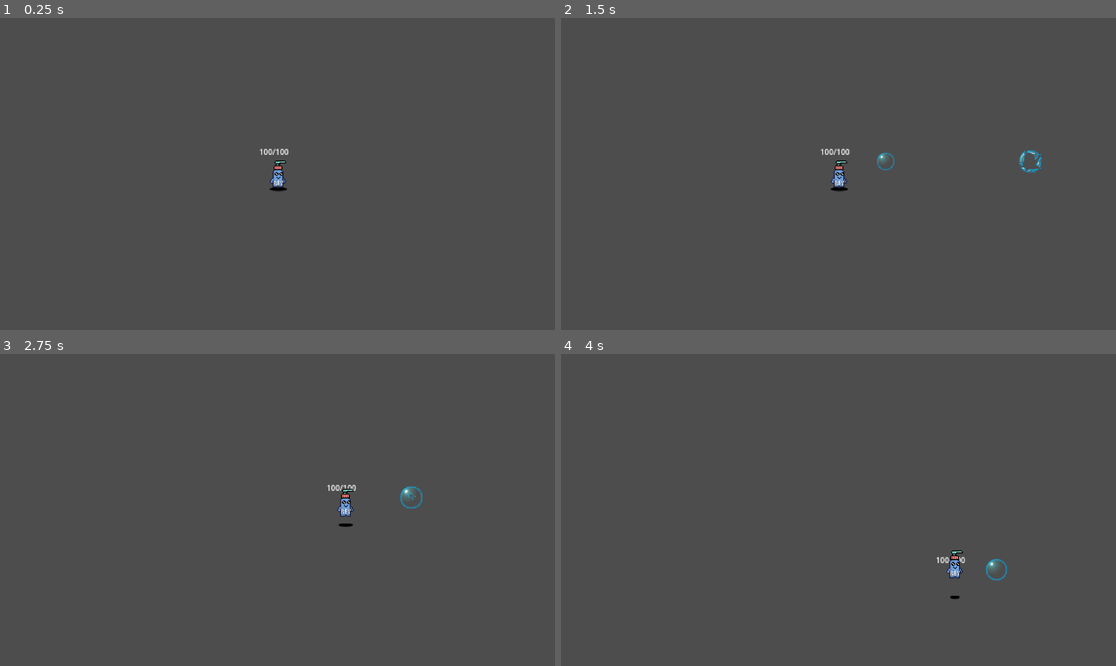
Above: before the commit, frames 1-4 (two rows, left to right).
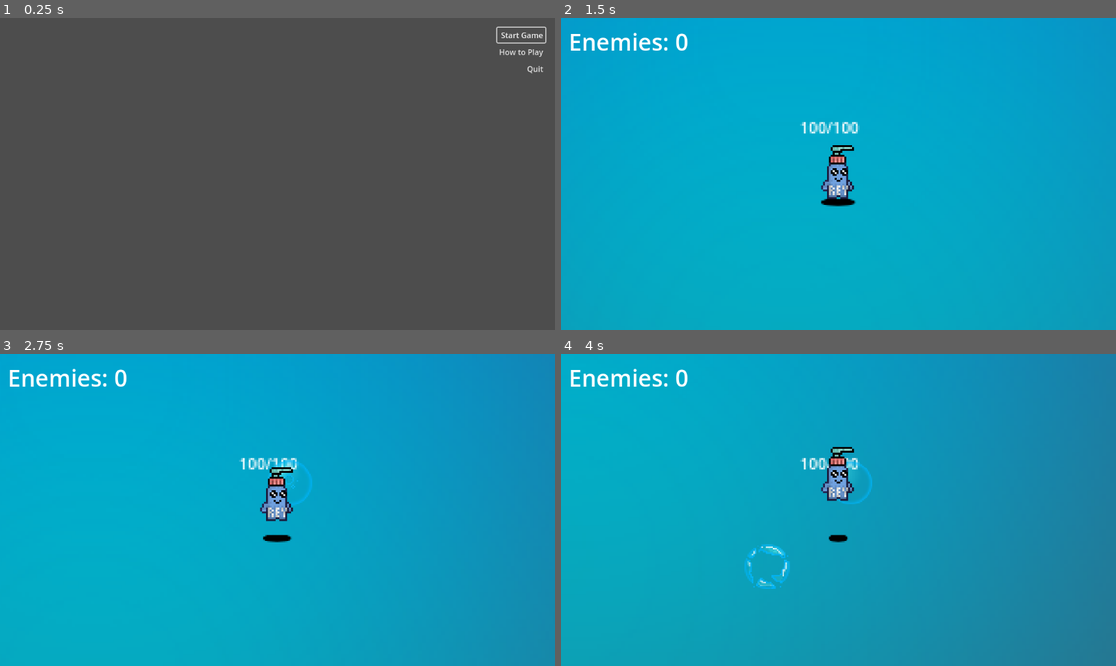
Above: after the commit, the same moments.

Repository: tacticos-sopladores/the-tales-of-rey
Game: Godot game, scene res://scenes/main-menu.tscn
The game is run twice, just before and just after one commit, with the same random seed, the same clock (stepped at 60 frames per second) and the same inputs. Before the commit the project starts from res://scenes/game.tscn.
Inputs (mouse positions are in pixels of both pictures, inside the frame that each line leads up to):
- Up to frame 1 (0.25 s): no input
- Up to frame 2 (1.5 s): click (1082, 52) at 0.5 s, where only the run after the commit has a clickable "How to Play"; click (1082, 33) at 1.25 s, where only the run after the commit has a clickable "Start Game"
- Up to frame 3 (2.75 s): move the mouse to (399, 494) at 2.02 s; hold D (move-right) from 2.03 s (still down); click (399, 494) at 2.1 s; tap Space (jump) at 2.27, 2.3, 2.57 s
- Up to frame 4 (4 s): move the mouse to (727, 525) at 2.77 s; release D (move-right) at 2.78 s; hold S (move-down) 2.78-3.53 s; tap Space (jump) at 2.85, 3.02, 3.32, 3.8 s; click (727, 525) at 3.05 s; move the mouse to (894, 441) at 3.52 s; hold D (move-right) from 3.53 s (still down); click (894, 441) at 3.6 s

The runs differ from the first frame. In frame 1, 0.5% of the frame differs, in the area x 46-99%, y 2-56%; in frame 2, 100%; in frame 3, 100%, in the area x 0-100%, y 0-100%; in frame 4, 100%.

Commit message:
fix (enemies): fixed counter and spawn out of bounds, renamed various assets
Signed-off-by: donCESAR12345 <sprit152009@gmail.com>

Diff:
--- a/project.godot
+++ b/project.godot
@@ -11,13 +11,18 @@
 [application]
 
 config/name="the-tales-of-rey"
-run/main_scene="res://scenes/game.tscn"
+run/main_scene="res://scenes/main-menu.tscn"
 config/features=PackedStringArray("4.3", "GL Compatibility")
 config/icon="res://assets/rey.png"
 
 [display]
 
 window/size/mode=3
+
+[global_group]
+
+enemies=""
+borders=""
 
 [input]
 
--- a/scenes/levels/level-2.tscn
+++ b/scenes/levels/level-2.tscn
@@ -12,14 +12,14 @@
 
 [node name="Camera2D" type="Camera2D" parent="Level0"]
 position = Vector2(591, 356)
-zoom = Vector2(6, 6)
+zoom = Vector2(4, 4)
 script = ExtResource("2_an8di")
 
 [node name="Player" parent="Level0" instance=ExtResource("3_nqnf1")]
 position = Vector2(589, 352)
 
 [node name="EnemySpawner2" parent="Level0" instance=ExtResource("4_wy2kd")]
-spawn_radius = 100.0
+spawn_radius = 50.0
 min_spawn_time = 1.0
 max_spawn_time = 3.0
 max_enemies = 5
--- a/scenes/levels/level0.tscn
+++ b/scenes/levels/level0.tscn
@@ -1,44 +1,57 @@
 [gd_scene load_steps=7 format=3 uid="uid://cxvfnbqba7pgj"]
 
-[ext_resource type="Texture2D" uid="uid://bnvwpidwk8ey4" path="res://assets/fondo.png" id="1_j14io"]
+[ext_resource type="Texture2D" uid="uid://bnvwpidwk8ey4" path="res://assets/gradient.png" id="1_j14io"]
 [ext_resource type="PackedScene" uid="uid://c2q8u6g4yqxkv" path="res://scenes/enemy_spawner.tscn" id="2_wy2kd"]
 
-[sub_resource type="WorldBoundaryShape2D" id="WorldBoundaryShape2D_hf8x0"]
+[sub_resource type="WorldBoundaryShape2D" id="WorldBoundaryShape2D_uquif"]
 
 [sub_resource type="WorldBoundaryShape2D" id="WorldBoundaryShape2D_sgygn"]
-normal = Vector2(1, 0)
 
 [sub_resource type="WorldBoundaryShape2D" id="WorldBoundaryShape2D_ac5qr"]
-normal = Vector2(-1, 0)
 
 [sub_resource type="WorldBoundaryShape2D" id="WorldBoundaryShape2D_680nw"]
-normal = Vector2(0, 1)
 
 [node name="Level0" type="Node2D"]
 
 [node name="BG" type="Sprite2D" parent="."]
-position = Vector2(580, 320)
+position = Vector2(582, 319)
 scale = Vector2(2, 2)
 texture = ExtResource("1_j14io")
 
 [node name="StaticBody2D" type="StaticBody2D" parent="."]
 
-[node name="B" type="CollisionShape2D" parent="StaticBody2D"]
+[node name="BottomBorder" type="CollisionShape2D" parent="StaticBody2D" groups=["borders"]]
+unique_name_in_owner = true
 modulate = Color(0.834934, 0, 0.482744, 1)
 position = Vector2(600, 650)
-shape = SubResource("WorldBoundaryShape2D_hf8x0")
-one_way_collision_margin = 0.0
+shape = SubResource("WorldBoundaryShape2D_uquif")
+one_way_collision = true
+one_way_collision_margin = 16.0
 
-[node name="R" type="CollisionShape2D" parent="StaticBody2D"]
+[node name="LeftBorder" type="CollisionShape2D" parent="StaticBody2D" groups=["borders"]]
+unique_name_in_owner = true
 position = Vector2(0, 320)
+rotation = 1.5708
 shape = SubResource("WorldBoundaryShape2D_sgygn")
+one_way_collision = true
+one_way_collision_margin = 16.0
 
-[node name="L" type="CollisionShape2D" parent="StaticBody2D"]
+[node name="RightBorder" type="CollisionShape2D" parent="StaticBody2D" groups=["borders"]]
+unique_name_in_owner = true
 position = Vector2(1150, 320)
+rotation = -1.5708
 shape = SubResource("WorldBoundaryShape2D_ac5qr")
+one_way_collision = true
+one_way_collision_margin = 16.0
 
-[node name="T" type="CollisionShape2D" parent="StaticBody2D"]
+[node name="TopBorder" type="CollisionShape2D" parent="StaticBody2D" groups=["borders"]]
+unique_name_in_owner = true
 position = Vector2(600, 0)
+rotation = 3.14159
 shape = SubResource("WorldBoundaryShape2D_680nw")
+one_way_collision = true
+one_way_collision_margin = 16.0
 
 [node name="EnemySpawner" parent="." instance=ExtResource("2_wy2kd")]
+min_spawn_time = 1.0
+max_enemies = 20
--- a/scenes/main-menu.tscn
+++ b/scenes/main-menu.tscn
@@ -1,9 +1,39 @@
-[gd_scene format=3 uid="uid://d3nawve8w3nti"]
+[gd_scene load_steps=2 format=3 uid="uid://d3nawve8w3nti"]
 
-[node name="Main-menu" type="Node2D"]
+[ext_resource type="Script" path="res://scripts/main_menu.gd" id="1_lm7gy"]
 
-[node name="Main-menu" type="Control" parent="."]
-layout_mode = 3
-anchors_preset = 0
-offset_right = 40.0
-offset_bottom = 40.0
+[node name="MainMenu" type="Node"]
+script = ExtResource("1_lm7gy")
+
+[node name="Sprite2D" type="Sprite2D" parent="."]
+
+[node name="VBoxContainer" type="VBoxContainer" parent="."]
+anchors_preset = 1
+anchor_left = 1.0
+anchor_right = 1.0
+offset_left = -120.0
+offset_top = 20.0
+offset_right = -20.0
+offset_bottom = 121.0
+grow_horizontal = 0
+
+[node name="StartButton" type="Button" parent="VBoxContainer"]
+layout_mode = 2
+text = "Start Game"
+flat = true
+alignment = 2
+
+[node name="HelpButton" type="Button" parent="VBoxContainer"]
+layout_mode = 2
+text = "How to Play"
+flat = true
+alignment = 2
+
+[node name="QuitButton" type="Button" parent="VBoxContainer"]
+layout_mode = 2
+text = "Quit"
+flat = true
+alignment = 2
+
+[connection signal="pressed" from="VBoxContainer/StartButton" to="." method="_on_start_button_pressed"]
+[connection signal="pressed" from="VBoxContainer/QuitButton" to="." method="_on_quit_button_pressed"]
--- a/scenes/player.tscn
+++ b/scenes/player.tscn
@@ -136,7 +136,7 @@
 [node name="ShootCooldownTimer" type="Timer" parent="CharacterBody2D"]
 one_shot = true
 
-[node name="InvulnerabilityTimer" type="Timer" parent="CharacterBody2D"]
+[node name="InvulnerabilityTimer" type="Timer" parent="CharacterBody2D" groups=["enemies"]]
 one_shot = true
 
 [node name="AnimationPlayer" type="AnimationPlayer" parent="CharacterBody2D"]
--- a/scenes/projectile.tscn
+++ b/scenes/projectile.tscn
@@ -53,22 +53,10 @@
 tracks/0/type = "value"
 tracks/0/imported = false
 tracks/0/enabled = true
-tracks/0/path = NodePath("Sprite2D:texture")
+tracks/0/path = NodePath("Sprite2D:frame")
 tracks/0/interp = 1
 tracks/0/loop_wrap = true
 tracks/0/keys = {
-"times": PackedFloat32Array(),
-"transitions": PackedFloat32Array(),
-"update": 1,
-"values": []
-}
-tracks/1/type = "value"
-tracks/1/imported = false
-tracks/1/enabled = true
-tracks/1/path = NodePath("Sprite2D:frame")
-tracks/1/interp = 1
-tracks/1/loop_wrap = true
-tracks/1/keys = {
 "times": PackedFloat32Array(0, 0.1, 0.2, 0.3, 0.4, 0.5, 0.6),
 "transitions": PackedFloat32Array(1, 1, 1, 1, 1, 1, 1),
 "update": 1,
@@ -86,7 +74,7 @@
 collision_layer = 4
 collision_mask = 2
 script = ExtResource("1_0v4sd")
-speed = 200.0
+speed = 100.0
 lifetime = 0.5
 
 [node name="Sprite2D" type="Sprite2D" parent="."]
--- a/scenes/shadow.tscn
+++ b/scenes/shadow.tscn
@@ -1,6 +1,6 @@
 [gd_scene load_steps=6 format=3 uid="uid://dvjs47vnfstbt"]
 
-[ext_resource type="Texture2D" uid="uid://rsfj8ks5xjt2" path="res://assets/rey-shadow.png" id="1_3l3yp"]
+[ext_resource type="Texture2D" uid="uid://rsfj8ks5xjt2" path="res://assets/shadow.png" id="2_1w17l"]
 [ext_resource type="Script" path="res://scripts/shadow.gd" id="2_y0p5h"]
 
 [sub_resource type="Animation" id="Animation_xkiqi"]
@@ -43,7 +43,7 @@
 script = ExtResource("2_y0p5h")
 
 [node name="Sprite2D" type="Sprite2D" parent="."]
-texture = ExtResource("1_3l3yp")
+texture = ExtResource("2_1w17l")
 
 [node name="AnimationPlayer" type="AnimationPlayer" parent="Sprite2D"]
 root_node = NodePath("../..")
--- a/scripts/enemy_counter.gd
+++ b/scripts/enemy_counter.gd
@@ -1,5 +1,5 @@
 extends Label
 
 func _process(_delta: float) -> void:
-	var enemy_count = get_tree().get_nodes_in_group("enemies").size()
-	text = "Enemies: %d" % enemy_count
+	var enemy_count = get_tree().get_nodes_in_group("enemies").size() - 1
+	text = "Enemies: %d" % (enemy_count)
--- a/scripts/enemy_spawner.gd
+++ b/scripts/enemy_spawner.gd
@@ -18,18 +18,50 @@
 	spawn_timer.start(spawn_time)
 
 func _on_spawn_timer_timeout() -> void:
-	if get_tree().get_nodes_in_group("enemies").size() < max_enemies and player:
+	if get_tree().get_nodes_in_group("enemies").size() <= max_enemies and player:
 		var spawn_position = _get_random_spawn_position()
 		var enemy = enemy_scene.instantiate()
 		add_child(enemy)
 		enemy.global_position = spawn_position
-
 	_start_spawn_timer()
 
 func _get_random_spawn_position() -> Vector2:
-	var angle = randf_range(0, TAU)
-	var spawn_point = Vector2.from_angle(angle) * spawn_radius
+	var valid := false
+	var spawn_point: Vector2
+	var left_border = null
+	var right_border = null
+	var top_border = null
+	var bottom_border = null
+	var borders = get_tree().get_nodes_in_group("borders")
 
-	if player:
-		return player.global_position + spawn_point
-	return spawn_point
+	for border in borders:
+		if border.name == "LeftBorder":
+			left_border = border
+		elif border.name == "RightBorder":
+			right_border = border
+		elif border.name == "TopBorder":
+			top_border = border
+		elif border.name == "BottomBorder":
+			bottom_border = border
+
+	var global_spawn_point: Vector2
+	while not valid:
+		var angle = randf_range(0, TAU)
+		spawn_point = Vector2.from_angle(angle) * spawn_radius
+
+		# Convert to global coordinates (important!)
+		global_spawn_point = player.global_position + spawn_point if player else spawn_point
+
+		# Check if spawn point is within the borders
+		var left_bound = left_border.global_position.x
+		var right_bound = right_border.global_position.x
+		var top_bound = top_border.global_position.y
+		var bottom_bound = bottom_border.global_position.y
+
+		if (global_spawn_point.x > left_bound and
+			global_spawn_point.x < right_bound and
+			global_spawn_point.y > top_bound and
+			global_spawn_point.y < bottom_bound):
+			valid = true
+
+	return global_spawn_point
--- /dev/null
+++ b/scripts/main_menu.gd
@@ -0,0 +1,11 @@
+extends Node
+
+# Called when the node enters the scene tree for the first time.
+func _ready() -> void:
+	$VBoxContainer/StartButton.grab_focus()
+
+func _on_start_button_pressed() -> void:
+	get_tree().change_scene_to_file("res://scenes/levels/level-2.tscn")
+
+func _on_quit_button_pressed() -> void:
+	get_tree().quit()
--- a/scripts/player.gd
+++ b/scripts/player.gd
@@ -1,6 +1,4 @@
 extends CharacterBody2D
-
-# TODO: make cooldown start after landing
 
 # Constants
 const JUMP_DURATION = 0.50
@@ -11,7 +9,7 @@
 @export var speed: float = 100.0
 @export var max_health: int = 100
 @export var projectile_scene: PackedScene
-@export var projectile_speed: float = 200.0
+@export var projectile_speed: float = 100.0
 @export var shoot_cooldown: float = 0.5
 @export var jump_cooldown: float = 0.75
 @export var invulnerability_duration: float = 1.0
@@ -74,10 +72,11 @@
 		velocity.x = direction_x * speed
 		velocity.y = direction_y * speed
 
-	# Trigger the jump animation
+	# Handle jump action
 	if Input.is_action_just_pressed("jump") and can_jump:
 		jump()
 
+	# Handle shoot action
 	if Input.is_action_just_pressed("shoot") and can_shoot:
 		shoot(movement_vector)
 
@@ -125,6 +124,8 @@
 
 		if current_health <= 0:
 			die()
+	else:
+		print("Player was invulnerable!")
 
 func die() -> void:
 	print("Player died!")
--- a/scripts/projectile.gd
+++ b/scripts/projectile.gd
@@ -11,10 +11,6 @@
 var velocity := Vector2.ZERO
 
 func _ready():
-	#if is_player_projectile:
-	#	collision_mask = 2 # PlayerProjectiles Layer
-	#else:
-	#	collision_mask = 4 # EnemyProjectiles Layer
 	animation_player.play("grow")
 	projectile_lifetime_timer.start(lifetime)
 
@@ -23,6 +19,7 @@
 	velocity.y = sin(transform.get_rotation()) * speed
 
 	position += velocity * delta
+
 #func _on_area_entered(area):
 #	if is_player_projectile:
 #		if area.is_in_group("boss_hitbox"):
Renamed: assets/enemy_1.png -> assets/enemy_carrot_sheet.png
Not shown, changed: assets/enemy_carrot_sheet.png.import
Renamed: assets/fondo.png -> assets/gradient.png
Not shown, changed: assets/gradient.png.import
Not shown, removed: assets/rey-shadow.png.import
Renamed: assets/rey-shadow.png -> assets/shadow.png
Not shown, changed: assets/shadow.png.import
Not shown: 1 places in scenes/dead.tscn that only renumber resources
Not shown: 1 places in scenes/levels/level2.tscn that only renumber resources
Not shown: 1 places in scenes/overlay.tscn that only renumber resources
Not shown: 1 places in scenes/win.tscn that only renumber resources
